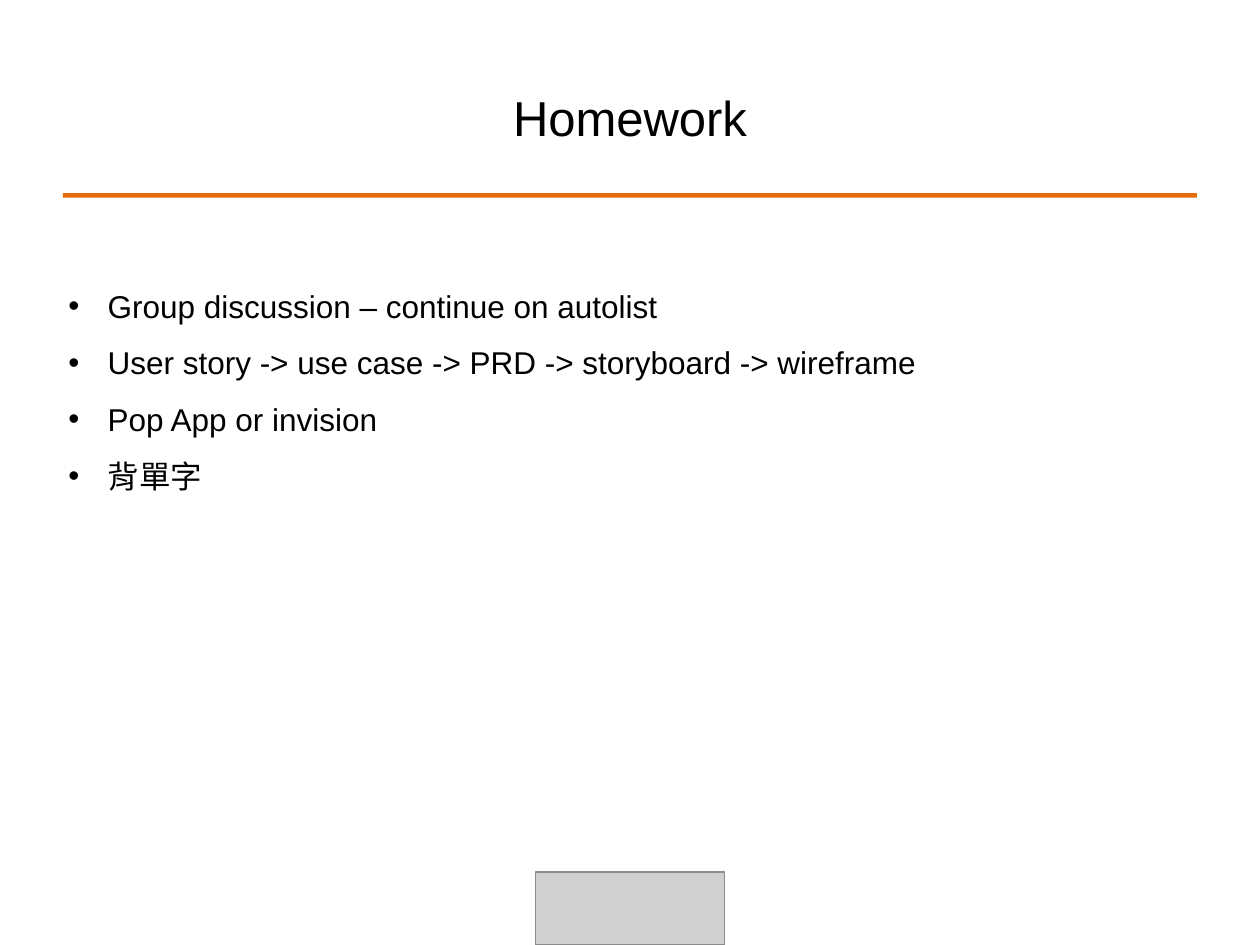
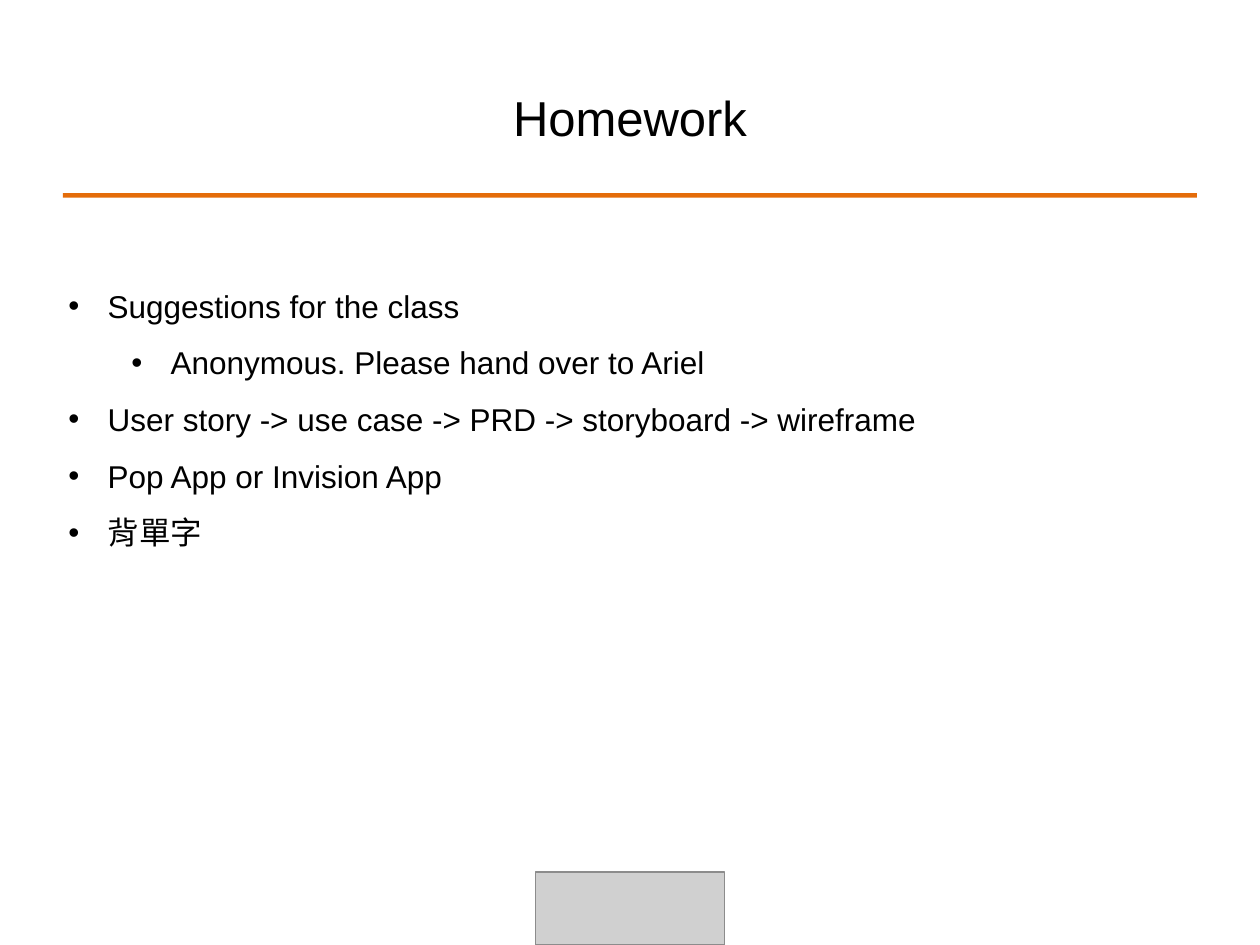
Before and after one commit to ALPHACamp/Camp-3-iOS-Dev, a slide deck: slide 31 of Class presentation/Week1 - Shyne/10-07-2014.ppt (slide 29 before the commit). Drawn at 1260x945 pixels with LibreOffice and Linux fonts; fonts in the diff are those of the drawing; grey boxes stand for pictures. Boxes give left, top, right and bottom in pixels: in the first picture for what was removed or moved away, otherwise in the second. Text is boxed around its words. In the diff, an @@ line names an element or a change of style, - is before the commit and + after.

```diff
--- a/Class presentation/Week1 - Shyne/10-07-2014.ppt
+++ b/Class presentation/Week1 - Shyne/10-07-2014.ppt
@@ text at bbox=[108, 295, 704, 380]: text changed @@
-• Group discussion – continue on autolist
+• Suggestions for the class
+  • Anonymous. Please hand over to Ariel
@@ text at bbox=[108, 465, 442, 494]: text changed @@
-• Pop App or invision
+• Pop App or Invision App
```
Also in this commit, not shown: 7 other slides changed, 2 slides added, 2 other files.
